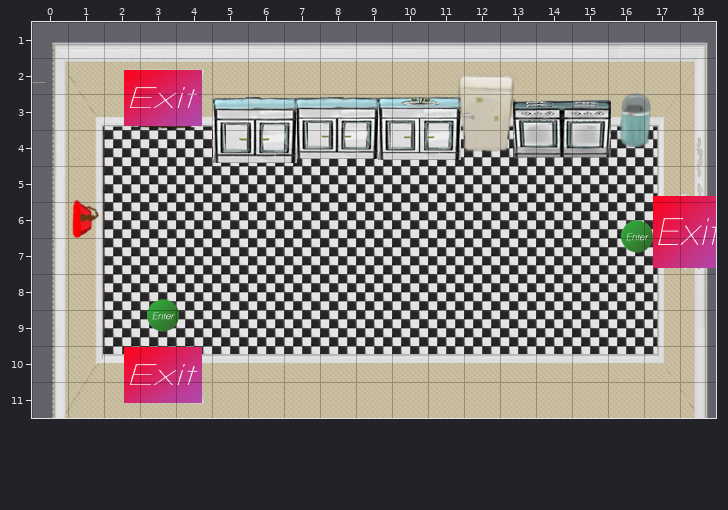
A Tiled map gets an edit: Tiled Maps/Kitchen_Clean.tmx. That is the earlier state.
Cells are 100x100 px. Shown: x 0..18, y 1..11.
After:
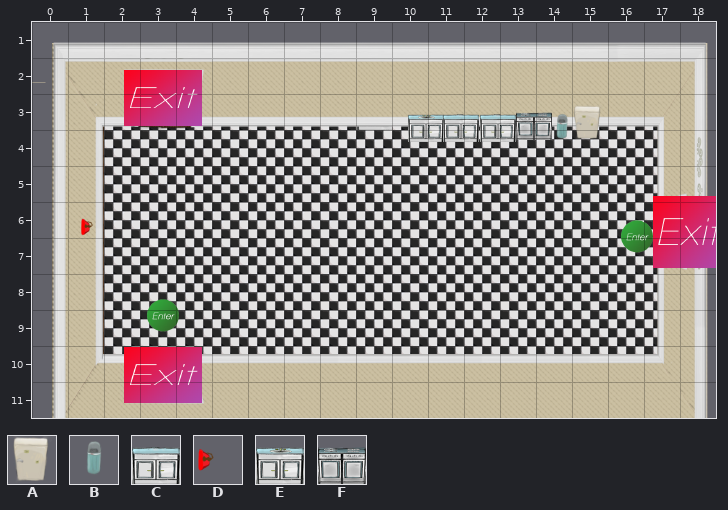
Key: from "fridge": A 0; from "kitchen-trash": B 0; from "kitchencounter": C 0; from "kitchenphone": D 0; from "sink": E 0; from "stove": F 0.
Objects are placed by their top-left corner, in cells (3,4 is the top-left corner of cell 3,4); size is 1x1 cell unless given.
From old to new:
--- layer "Furniture"
-F at 13.4,2.7 size 2.7x2.1
+F at 13.4,3.3
-A at 11.6,2.4 size 2.1x2.3
+A at 14.9,3.3
-E at 9.6,2.5 size 2.3x2.3
+E at 10.4,3.3
-C at 7.3,2.6 size 2.3x2.2
+C at 12.4,3.3
-C at 5,2.5 size 2.3x2.4
+C at 11.4,3.3
-B at 15.4,2.8 size 2.7x2.2
+B at 14.2,3.4
-D at 0.9,5.3 size 2.2x2.3
+D at 1.3,6.2
